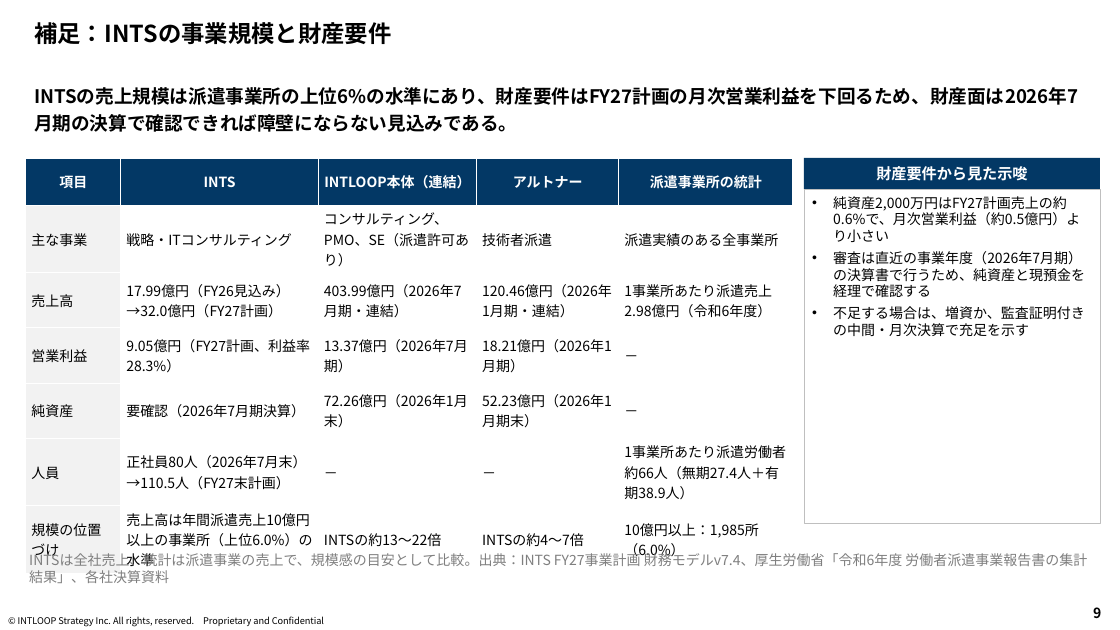
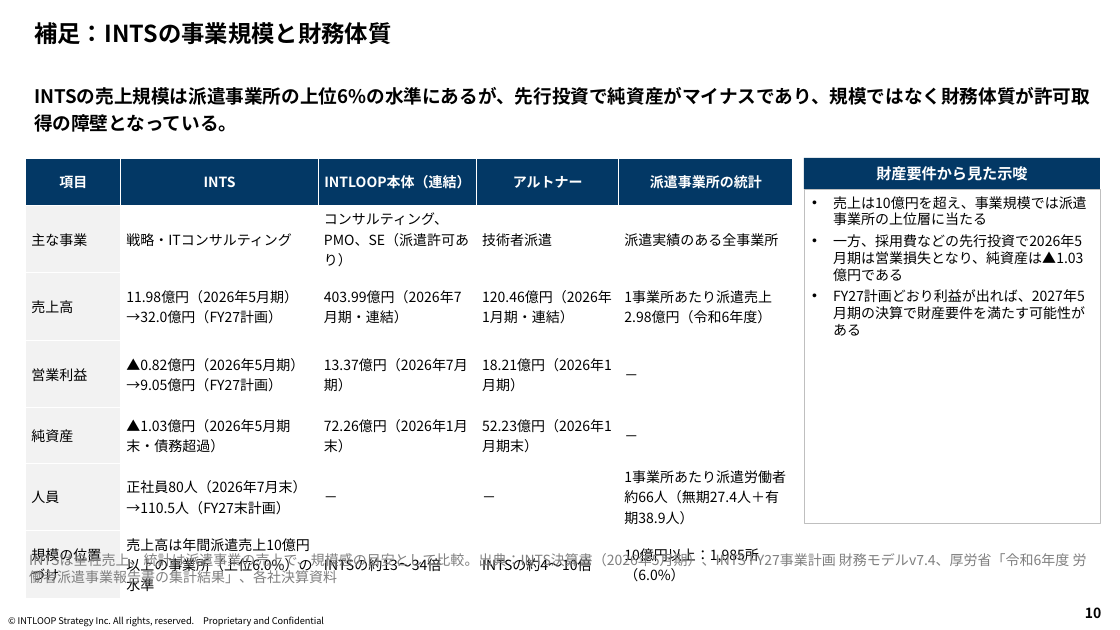
Before and after one commit to mkomko2011/For-AI, a slide deck: slide 10 of INTS_派遣業許可検討/INTS_派遣業許可検討_報告資料.pptx (slide 9 before the commit). Drawn at 1120x630 pixels with LibreOffice and Linux fonts; fonts in the diff are those of the drawing; background and template pictures are left out. Boxes give left, top, right and bottom in pixels: in the first picture for what was removed or moved away, otherwise in the second. Text is boxed around its words. In the diff, an @@ line names an element or a change of style, - is before the commit and + after.

```diff
--- a/INTS_派遣業許可検討/INTS_派遣業許可検討_報告資料.pptx
+++ b/INTS_派遣業許可検討/INTS_派遣業許可検討_報告資料.pptx
@@ title at [34,22,391,44]: text changed @@
-補足：INTSの事業規模と財産要件
+補足：INTSの事業規模と財務体質
@@ text at [34,87,1090,132]: text changed @@
-INTSの売上規模は派遣事業所の上位6%の水準にあり、財産要件はFY27計画の月次営業利益を下回るため、財産面は2026年7月期の決算で確認できれば障壁にならない見込みである。
+INTSの売上規模は派遣事業所の上位6%の水準にあるが、先行投資で純資産がマイナスであり、規模ではなく財務体質が許可取得の障壁となっている。
@@ table at [26,158,792,595] @@
-row 3, column 2: 17.99億円（FY26見込み）→32.0億円（FY27計画）
+row 3, column 2: 11.98億円（2026年5月期）→32.0億円（FY27計画）
-row 4, column 2: 9.05億円（FY27計画、利益率28.3%）
+row 4, column 2: ▲0.82億円（2026年5月期）→9.05億円（FY27計画）
-row 5, column 2: 要確認（2026年7月期決算）
+row 5, column 2: ▲1.03億円（2026年5月期末・債務超過）
-row 7, column 3: INTSの約13～22倍
+row 7, column 3: INTSの約13～34倍
-row 7, column 4: INTSの約4～7倍
+row 7, column 4: INTSの約4～10倍
@@ text in rectangle at [833,196,1086,302]: text changed @@
-• 純資産2,000万円はFY27計画売上の約0.6%で、月次営業利益（約0.5億円）より小さい
-• 審査は直近の事業年度（2026年7月期）の決算書で行うため、純資産と現預金を経理で確認する
-• 不足する場合は、増資か、監査証明付きの中間・月次決算で充足を示す
+• 売上は10億円を超え、事業規模では派遣事業所の上位層に当たる
+• 一方、採用費などの先行投資で2026年5月期は営業損失となり、純資産は▲1.03億円である
+• FY27計画どおり利益が出れば、2027年5月期の決算で財産要件を満たす可能性がある
@@ text at [29,551,1087,586]: text changed @@
-INTSは全社売上、統計は派遣事業の売上で、規模感の目安として比較。出典：INTS FY27事業計画 財務モデルv7.4、厚生労働省「令和6年度 労働者派遣事業報告書の集計結果」、各社決算資料
+INTSは全社売上、統計は派遣事業の売上で、規模感の目安として比較。出典：INTS決算書（2026年5月期）、INTS FY27事業計画 財務モデルv7.4、厚労省「令和6年度 労働者派遣事業報告書の集計結果」、各社決算資料
@@ page number at [1085,607,1101,618]: text changed @@
-9
+10
```
Also in this commit, not shown: 13 other slides changed, 1 slide added, 1 other file.
